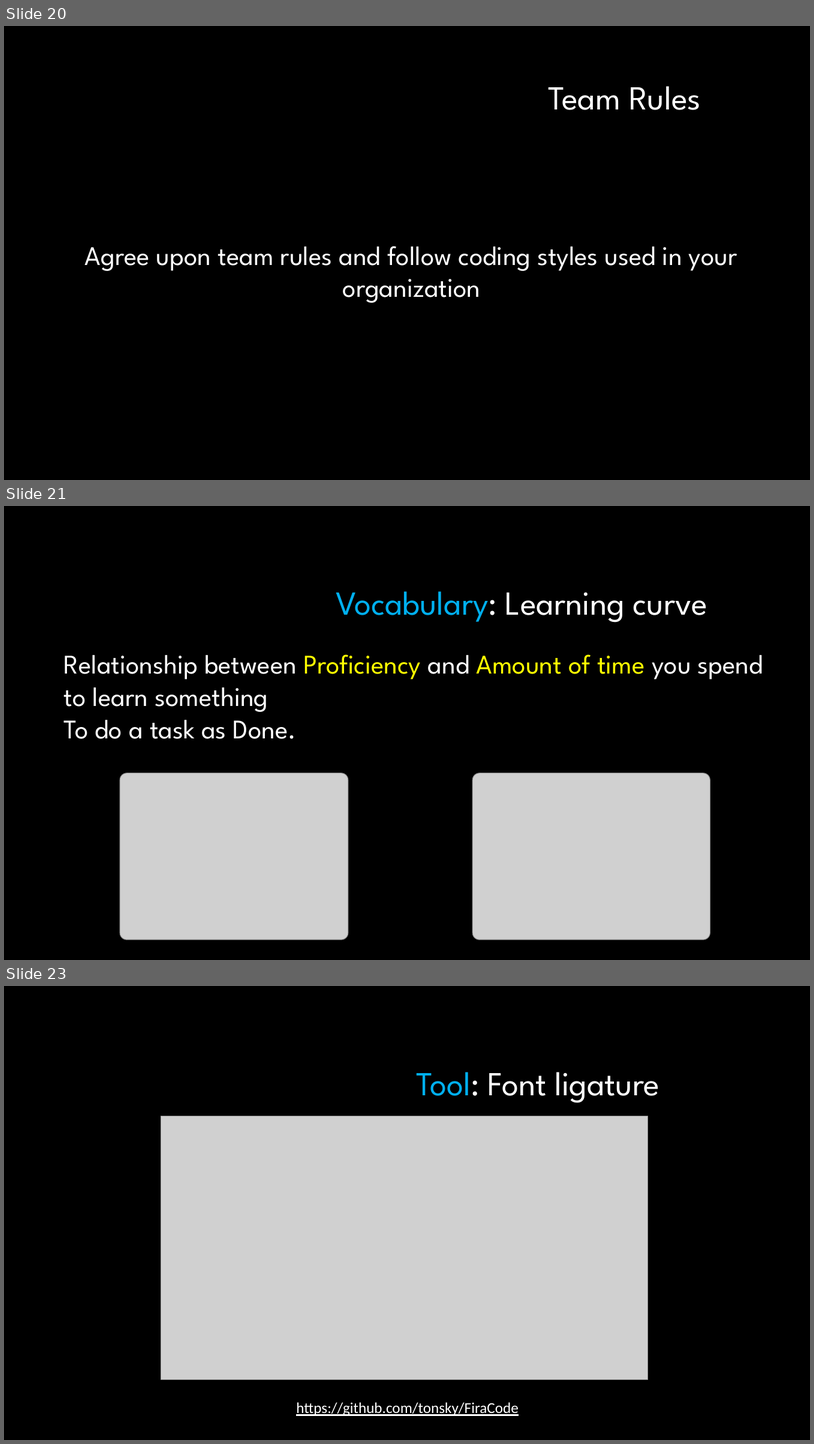
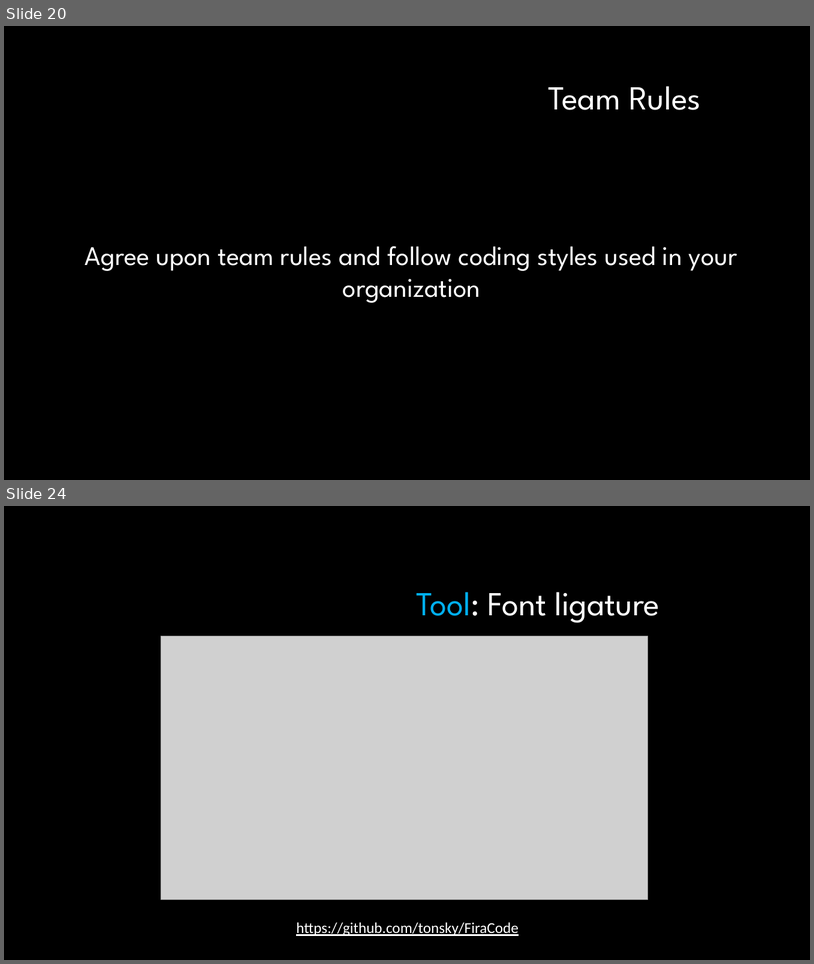
Before and after one commit to javaherisaber/CleanCode, a slide deck: slides/05 - Chapter 5 - Formatting.pptx. Shown one above the other, each under a label of ours: slides 20, 21 and 23 before the commit, slides 20 and 24 after it; the slides between them are not shown. The pictures are 814x1444 and 814x964 pixels, drawn with LibreOffice and Linux fonts; fonts in the diff are those of the drawing; grey boxes stand for pictures; background and template pictures are left out. Boxes give left, top, right and bottom in pixels: in the first picture for what was removed or moved away, otherwise in the second. Text is boxed around its words. In the diff, an @@ line names an element or a change of style, - is before the commit and + after.

Commit message:
Swap vocabulary of chapter 5 with 1

```diff
--- a/slides/05 - Chapter 5 - Formatting.pptx
+++ b/slides/05 - Chapter 5 - Formatting.pptx
@@ slide 21 removed at [4, 506, 810, 960], background #FFFFFF; not listed: 1 template element that a slide beside it also shows @@
@@ title removed at [336, 591, 708, 622] @@
-Vocabulary: Learning curve
@@ text removed at [64, 654, 764, 739] @@
-Relationship between Proficiency and Amount of time you spend to learn something
-To do a task as Done.
@@ picture removed at [120, 773, 349, 939] @@
@@ picture removed at [473, 773, 711, 939] @@
@@ what was slide 23 is now slide 24 @@
```
Also in this commit, not shown: 2 slides added, 1 other file.
